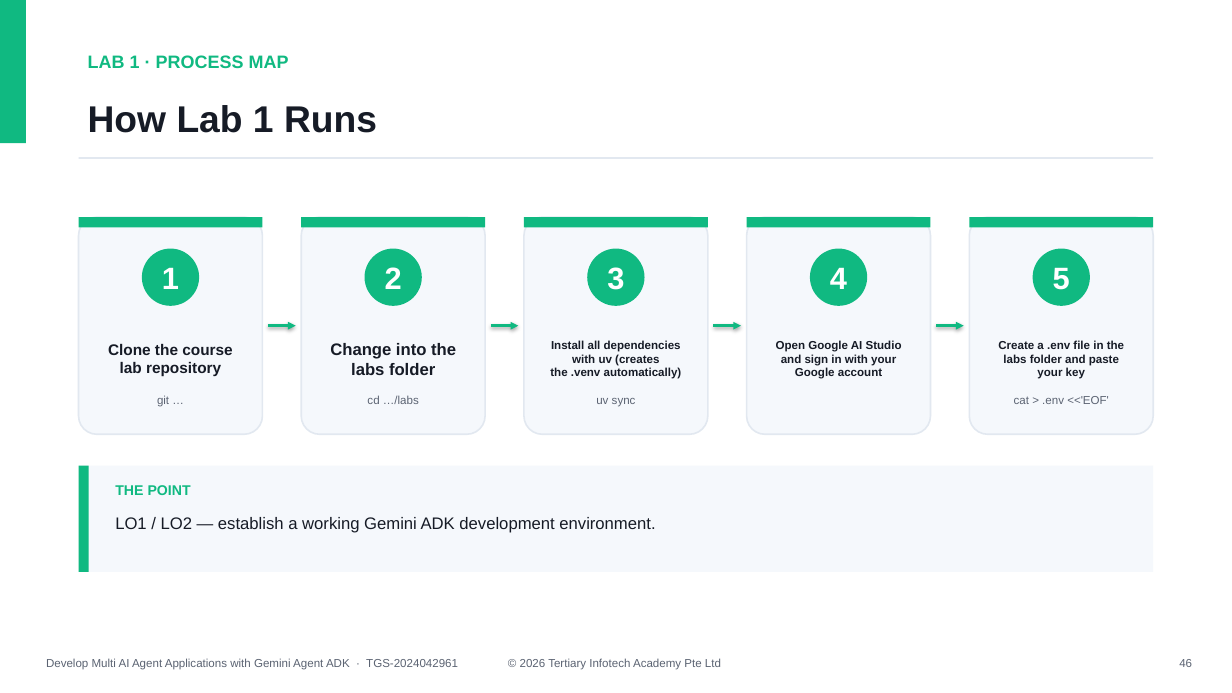
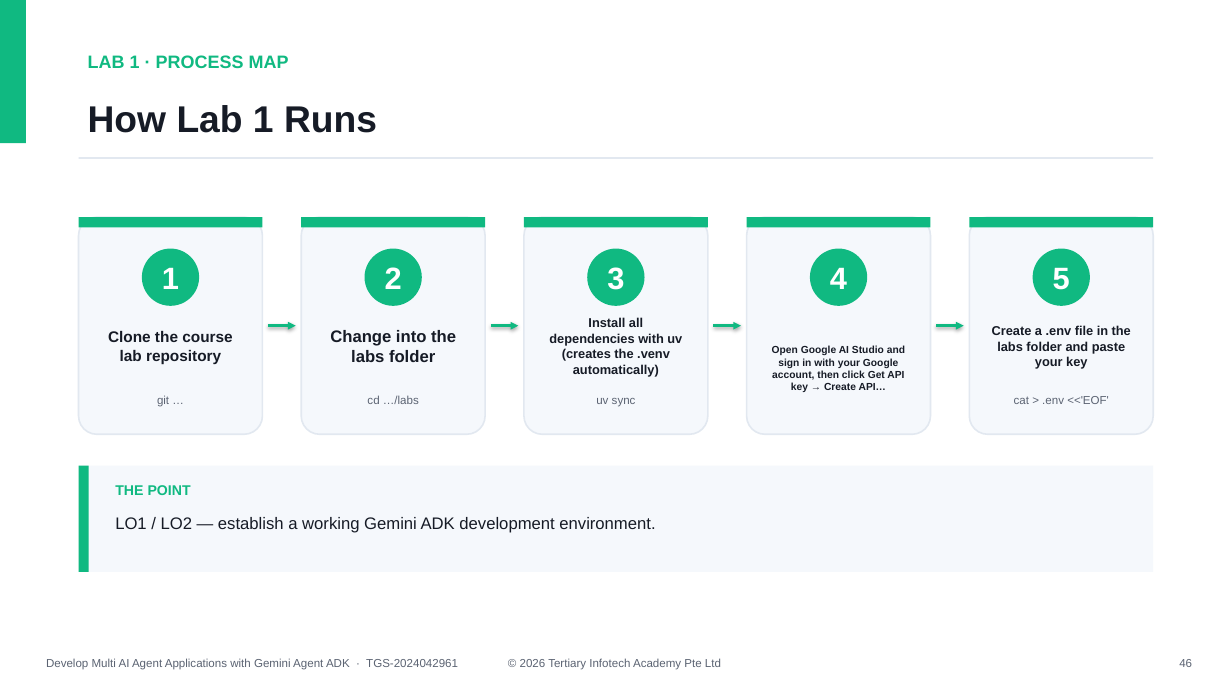
Before and after one commit to tertiarycourses/TGS-2024042961-Develop-Multi-AI-Agent-Applications-with-Gemini-Agent-ADK, a slide deck: slide 46 of courseware/Develop Multi AI Agent Applications with Gemini Agent ADK-v1.4.pptx. Drawn at 1232x693 pixels with LibreOffice and Linux fonts; fonts in the diff are those of the drawing. Boxes give left, top, right and bottom in pixels: in the first picture for what was removed or moved away, otherwise in the second. Text is boxed around its words. In the diff, an @@ line names an element or a change of style, - is before the commit and + after.

```diff
--- a/courseware/Develop Multi AI Agent Applications with Gemini Agent ADK-v1.4.pptx
+++ b/courseware/Develop Multi AI Agent Applications with Gemini Agent ADK-v1.4.pptx
@@ text "Clone the course lab repository": place and size @@
-text "Clone the course lab repository" at <box>108,344,232,377</box>
+text "Clone the course lab repository" at <box>108,331,232,364</box>
@@ text "Change into the labs folder": place and size @@
-text "Change into the labs folder" at <box>330,343,456,375</box>
+text "Change into the labs folder" at <box>330,330,456,362</box>
@@ text "Install all dependencies with uv ..." at <box>549,317,682,377</box>: size 9 to 10 pt @@
@@ text "Create a .env file in ..." at <box>992,325,1131,369</box>: size 9 to 10 pt @@
@@ text at <box>772,346,905,392</box>: text changed; size 9 to 8 pt @@
-Open Google AI Studio and sign in with your Google account
+Open Google AI Studio and sign in with your Google account, then click Get API key → Create API…
```
Also in this commit, not shown: 21 other slides changed, 7 other files.
